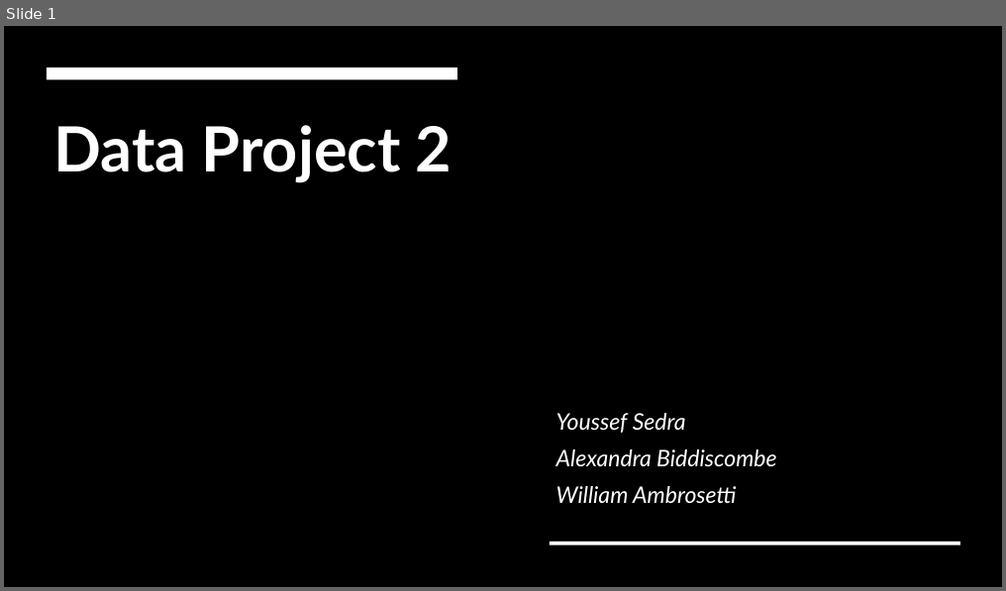
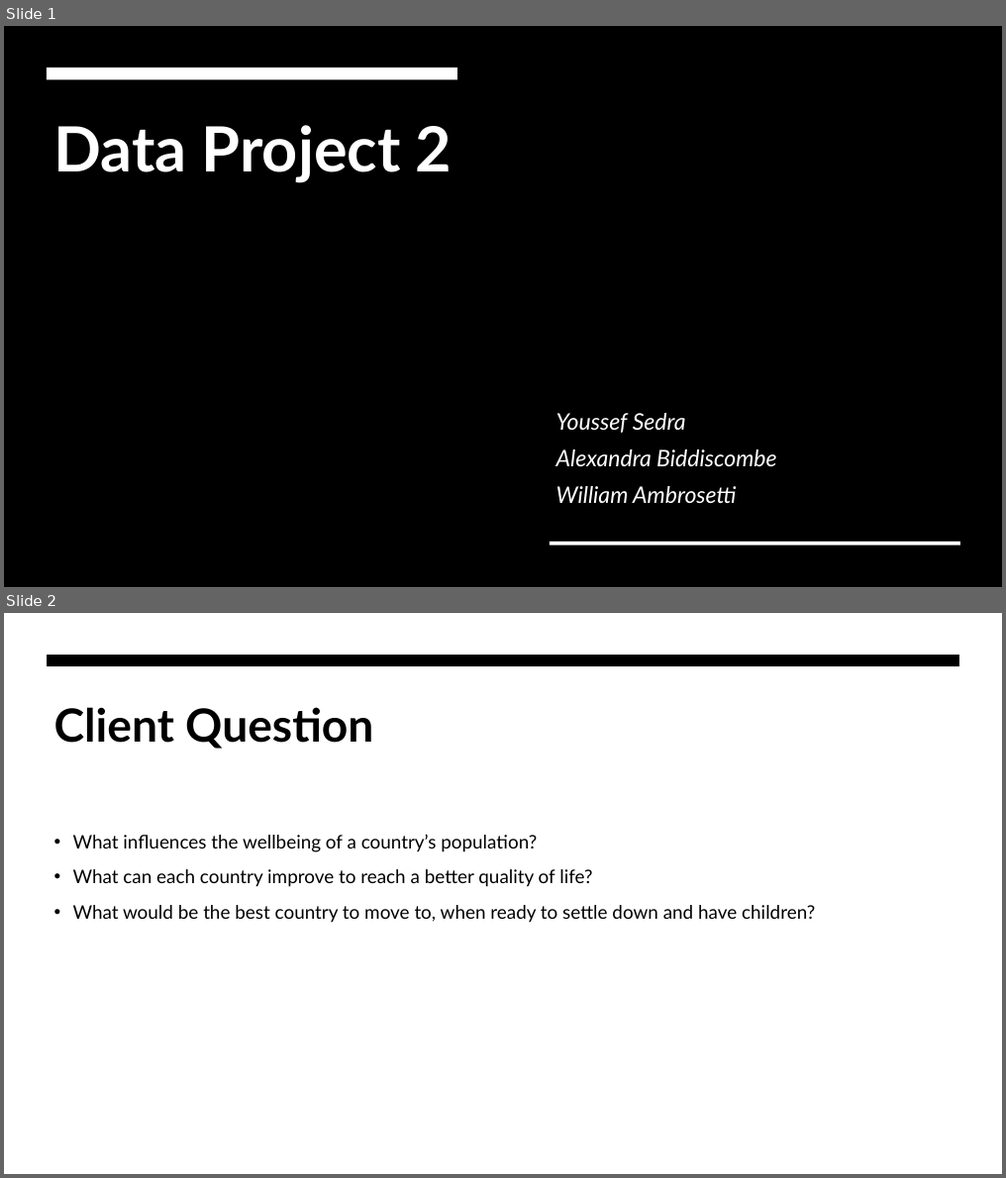
Before and after one commit to WiiLife/Data-project-in-R, a slide deck: ProjectPres.pptx. Shown one above the other, each under a label of ours: slide 1 before the commit, slides 1 and 2 after it. The pictures are 1006x591 and 1006x1178 pixels, drawn with LibreOffice and Linux fonts; fonts in the diff are those of the drawing; background and template pictures are left out. Boxes give left, top, right and bottom in pixels: in the first picture for what was removed or moved away, otherwise in the second. Text is boxed around its words. In the diff, an @@ line names an element or a change of style, - is before the commit and + after.

Commit message:
Added initial images and text (not good yet)

```diff
--- a/ProjectPres.pptx
+++ b/ProjectPres.pptx
@@ slide 2 added at [4,613,1002,1174], background #FFFFFF @@
@@ freeform shape added at [47,655,960,666], fill #000000 @@
@@ title added at [54,707,373,749], 44 pt, text #000000, bold @@
+Client Question
@@ text added at [73,834,815,923], 18 pt, text #000000 @@
+• What influences the wellbeing of a country’s population?
+• What can each country improve to reach a better quality of life?
+• What would be the best country to move to, when ready to settle down and have children?
```
Also in this commit, not shown: 13 slides changed, 4 other slides added, 1 slide removed.
